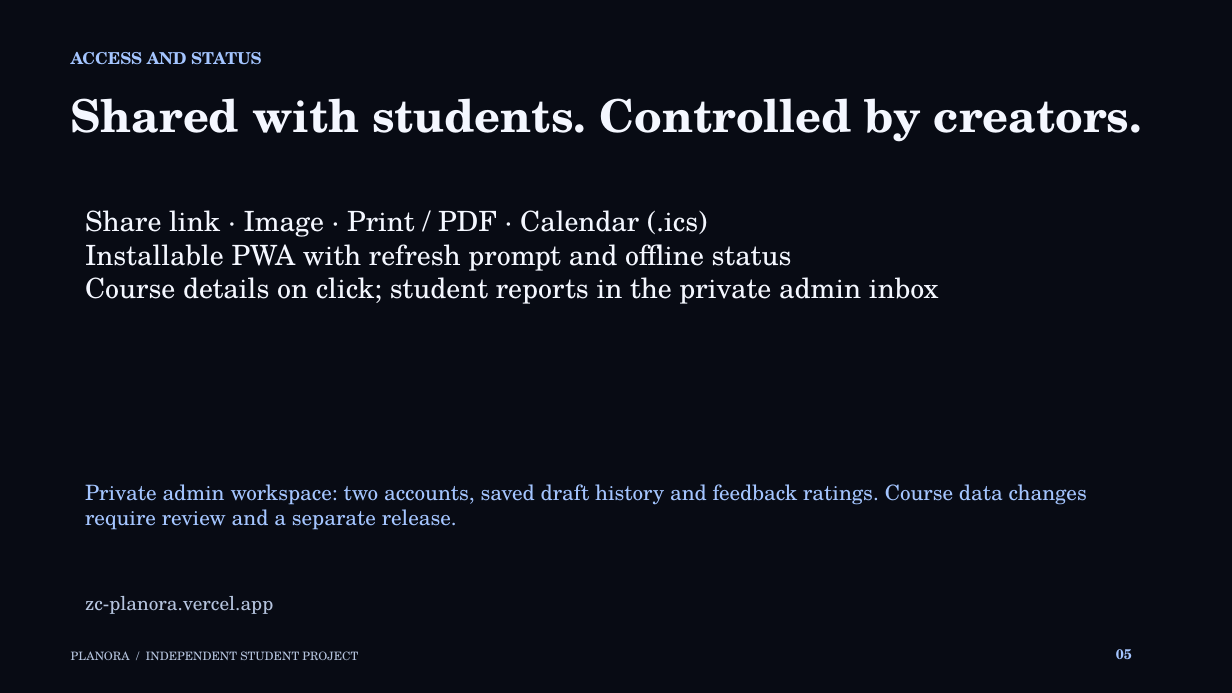
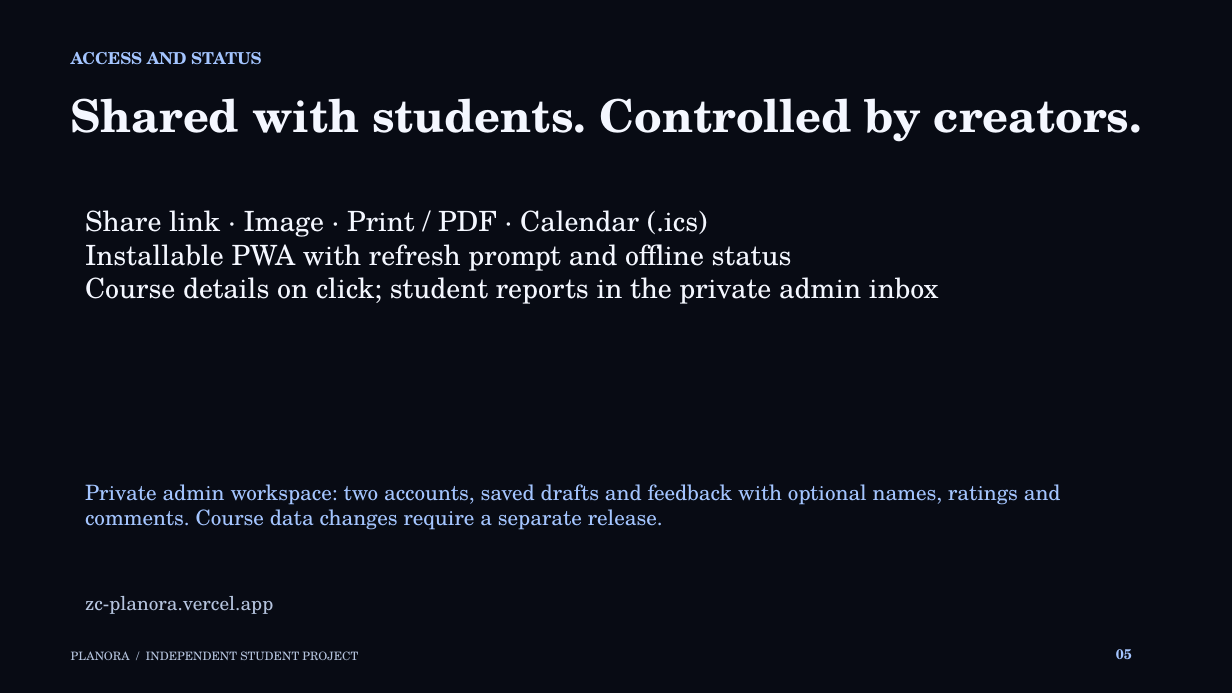
Before and after one commit to Ahmedamir21/Planora, a slide deck: slide 5 of assets/Planora_Overview_2026.pptx. Drawn at 1232x693 pixels with LibreOffice and Linux fonts; fonts in the diff are those of the drawing. Boxes give left, top, right and bottom in pixels: in the first picture for what was removed or moved away, otherwise in the second. Text is boxed around its words. In the diff, an @@ line names an element or a change of style, - is before the commit and + after.

```diff
--- a/assets/Planora_Overview_2026.pptx
+++ b/assets/Planora_Overview_2026.pptx
@@ text at (85, 484, 1061, 530): text changed @@
-Private admin workspace: two accounts, saved draft history and feedback ratings. Course data changes require review and a separate release.
+Private admin workspace: two accounts, saved drafts and feedback with optional names, ratings and comments. Course data changes require a separate release.
```
Also in this commit, not shown: 1 other slide changed, 3 other files.
